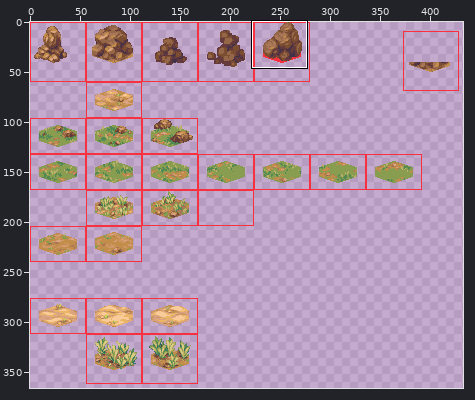
A sprite sheet gets an edit: public/assets/hex-tile-experiment-tiles.png. Above, an overview of the earlier version with the close-up marked.
Close-up. Earlier state:
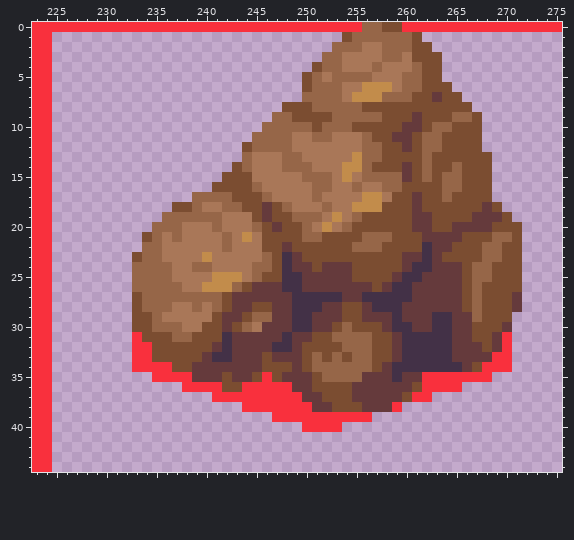
The file is 448x384 pixels. Shown: x 223..275, y 0..44. The wide view leaves out empty margins.
The result:
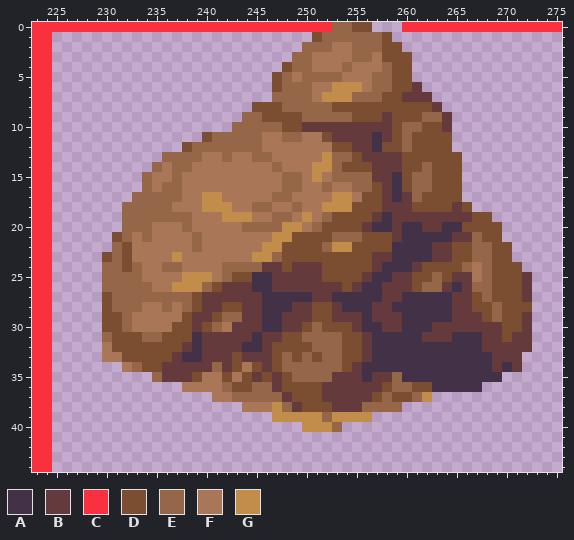
Palette (. is transparent): A #433147  B #653a3c  C #f9303d  D #7b4d31  E #966648  F #a97758  G #c28c4b
From old to new:
y 0: x 253..259 CCCEEDD -> EEDD...
y 1: x 251..254 ...D -> DEEE; x 258..261 EEED -> D...
y 2: x 250..254 ...EE -> EEEFF; x 256..262 FFEEEDD -> EEDD...
y 3: x 249..253 ...EE -> EEFFF; x 255..256 FF -> EE; x 258..263 EEFDDD -> DDD...
y 4: x 248..254 ...DEEF -> DEEFFFE; x 257..263 EFFFEDD -> FEDD...
y 5: x 247..250 ...D -> DEFE; x 252 F -> E; x 254..263 EEEFFFEEDD -> FFFEEDD...
y 6: x 247..264 ...DEEEFFGGGFEEDDD -> DEEEFFGGGFEEDDB...
y 7: x 247..249 ... -> EEE; x 251..265 EEEFGGGEEEDDBDD -> FGGGEEEDDBBB...
y 8: x 245..250 ...DDD -> DDDEEE; x 253..255 EEE -> DDD; x 263..266 DDDD -> B...
y 9: x 244..248 ...EE -> EEDDD; x 250..252 DDD -> EEE; x 255..258 EEED -> DDDB; x 261..267 BDDDEED -> DEEB...
y 10: x 243..245 ... -> EEE; x 248..258 EEEDEEEDDDD -> DDBBBBBBBBB; x 260..261 BB -> EE; x 263..267 EEDDD -> DB...
y 11: x 240..244 ..... -> DEEEE; x 246..247 EE -> FF; x 249 F -> E; x 251..260 EEFFFEDDBB -> FDBBBBABDE; x 262..263 EE -> DD; x 265..267 DDD -> ...
y 12: x 238..244 ......D -> DEEEEEE; x 246..248 EEE -> FFF; x 253..257 FFFEE -> DDBBA; x 260 B -> E; x 262..263 EE -> DD; x 265..267 DDD -> ...
y 13: x 236..246 ........EFF -> EEEEFFEFFEE; x 248..249 EE -> FF; x 252..259 FFFGEEDD -> GEEDBBBB; x 262 E -> D; x 266..268 DDD -> ...
y 14: x 235..244 ........DE -> EFEEFFFFFF; x 247..260 FEEEFFFGGEDDDB -> EFFFGGEDDDBBBD; x 265..268 EDDD -> D...
y 15: x 234..244 ........DDD -> EFFEFFFFFFF; x 248..255 FFEEEFGF -> EEFGFEEE; x 257..261 EEEBD -> BBADE; x 264..268 EEDDD -> DD...
y 16: x 234..245 .......DDDDE -> EFEEFFFFFFFF; x 248..249 FF -> EE; x 251 E -> F; x 256..259 FFEE -> EDBA; x 261..262 DD -> EE; x 264..268 EEDDD -> DD...
y 17: x 233..248 ......EEEEDDDEFF -> EEEEEFFGGFFFFFEE; x 251 E -> F; x 253..254 FF -> GG; x 256..261 GGFDDB -> DDBABE; x 264 E -> D; x 266..268 DDD -> ...
y 18: x 232..249 .....DDEFFEEDDBDEF -> EEEEEFFFGGGFFEEFFE; x 252..261 EFFGGGDDDB -> GGGDDDBBBD; x 265 D -> B; x 267..269 DBD -> ...
y 19: x 232..235 .... -> EEEE; x 239..255 EEEFFFDBDDEEEFGFE -> FFFGGGFFEEFGFEDDD; x 257..260 DDDD -> BABB; x 263..270 DDDDBBBD -> BBBBDD..
y 20: x 232..238 ...EEEF -> EEEFFFE; x 241 E -> F; x 244 F -> E; x 246..254 DBDDEFGFE -> EEGGFEDDD; x 256..261 DDDDDB -> BAABAA; x 263..268 DDBBBB -> BAADDD; x 270..271 DD -> ..
y 21: x 231..235 ...DE -> DEFEF; x 237 E -> F; x 239 F -> E; x 242 E -> F; x 244 G -> F; x 246..248 DDD -> FGG; x 250..251 EE -> DD; x 253..264 DDDEEEDDDBBB -> EEEDDDBAAAAA; x 266..267 DD -> BE; x 269..271 EED -> D..
y 22: x 231..235 ...EE -> EDFFF; x 239 F -> E; x 242 E -> F; x 246..248 DDB -> GGD; x 252..257 DDDEEE -> EGGDDD; x 259..261 DDD -> AAA; x 267 D -> E; x 269 E -> D; x 271 D -> .
y 23: x 230..235 ...DEE -> DEDFFF; x 237 F -> G; x 240 G -> F; x 245..249 FEDAB -> GGEDD; x 257..261 DDDBB -> BBAAA; x 264 D -> B; x 267 D -> E; x 269 E -> D; x 271 D -> .
y 24: x 230..232 ... -> EED; x 234..235 EE -> FF; x 237 F -> E; x 239..240 EE -> FF; x 242..244 FFF -> EEE; x 246..248 EDA -> BBD; x 251..254 DBBB -> BDDD; x 257..267 DDDBAABBBDE -> BAAABDDDDEF
y 25: x 230..232 ... -> EEE; x 234..236 EEE -> FFF; x 238..249 FFFGGGFEDDAA -> GGGFEDDAABBB; x 252..254 BBB -> DDD; x 256..258 DDD -> BAA; x 260..264 AABBB -> BDDED; x 266..267 DE -> BF; x 272 . -> B
y 26: x 230..232 ... -> EEE; x 235..246 EEEFFGGGEDBB -> FFGGGEDBBBAA; x 248..249 AA -> BB; x 254 B -> D; x 256..257 BD -> AA; x 259..263 AABBB -> BBDEE; x 265..266 BD -> AB; x 268 D -> E; x 272 . -> B
y 27: x 230..233 ...D -> DEEE; x 239..242 EEED -> DBBB; x 246..248 BBB -> AAA; x 251..252 AA -> BB; x 254..255 BB -> AA; x 258..259 AA -> BB; x 261..264 BBBB -> AAAA; x 266..268 DED -> BDE; x 271..272 B. -> DB
y 28: x 230..235 ...DEE -> DEEEFF; x 238..241 FEFE -> EDBB; x 243 B -> D; x 245..252 DDBBAAAB -> BAAABBDD; x 254..258 DDBAA -> AAABB; x 260..264 BBBBB -> AAAAA; x 266..267 DE -> BD; x 269 D -> E; x 271..272 B. -> DD
y 29: x 230..235 ...DDE -> DDEFFF; x 238..240 FFF -> DBB; x 242..247 BBDEEB -> EEBBAA; x 249..252 AABB -> BBDD; x 254..256 DDB -> BBA; x 259..262 ABBB -> BAAA; x 267 E -> B; x 269 D -> E; x 271..272 .. -> DB
y 30: x 230..239 ...DDEEEFF -> DDEFFFFDDB; x 241..247 DBDEFBB -> EFBBBAA; x 249..252 AABB -> BDED; x 254..257 EDDD -> DBAA; x 259 A -> B; x 261..264 BBAA -> AABB; x 267..272 DDDB.. -> BBBDDB
y 31: x 230..235 ...CDD -> EDDDEE; x 237..242 EEDDDA -> DDABBB; x 245 B -> A; x 248..252 ABBDD -> DDEEE; x 254..259 EEEDDB -> DDBAAA; x 262..268 AAABBDD -> BBBAAAB; x 270..272 C.. -> DBB
y 32: x 230..234 ...CC -> FDDDD; x 238..240 DDD -> BAB; x 242 A -> B; x 244..245 BB -> AA; x 247..249 AAB -> DDD; x 251..259 DDDEEEDDB -> EEEDDBAAA; x 265..268 BBBD -> AAAB; x 270..272 C.. -> BBB
y 33: x 230..234 ...CC -> FFDDD; x 237..239 DDD -> BAA; x 241..243 AAB -> BBD; x 246..252 DBBBDED -> BDEDEDE; x 255..259 EEDDB -> DBAAA; x 265..271 BBBBCC. -> AAAABBB
y 34: x 232..238 .CCCCDD -> FEDDBBB; x 241 B -> E; x 243..246 BBBD -> DFDB; x 248..250 DBD -> EEE; x 254..258 EEEDB -> DBAAA; x 266..271 BDCCC. -> AAABAB
y 35: x 235..241 CCCCBBB -> EBBBDFF; x 243..251 BBDCDBBBD -> FDBDBDEEE; x 253..256 EEEB -> BBBA; x 259..269 ABBCCCCCCC. -> EAAAAAAAAAA
y 36: x 238..242 CCCCD -> FFFFE; x 244..250 CCCCCBB -> DEEBDDD; x 252..254 DDD -> BBB; x 258..260 BBB -> DEE; x 262..267 CCCC.. -> DAAAAA
y 37: x 241..254 CCCCCCCCCBBDDD -> FFEEEEEBDDDBBB; x 257..259 BBB -> DED; x 261..262 CC -> EG
y 38: x 244..259 CCCCCCCBBDDDBBBC -> FFFGEBDDDBBBEEEE
y 39: x 247..256 CCCCCCCCCC -> GGGGGEGGGG
y 40: x 250..253 CCCC -> GGGE
Boxes around the changes in both close-ups, in picture pixels (x1, y1, x2, y2):
changed: (102, 22, 532, 432)
